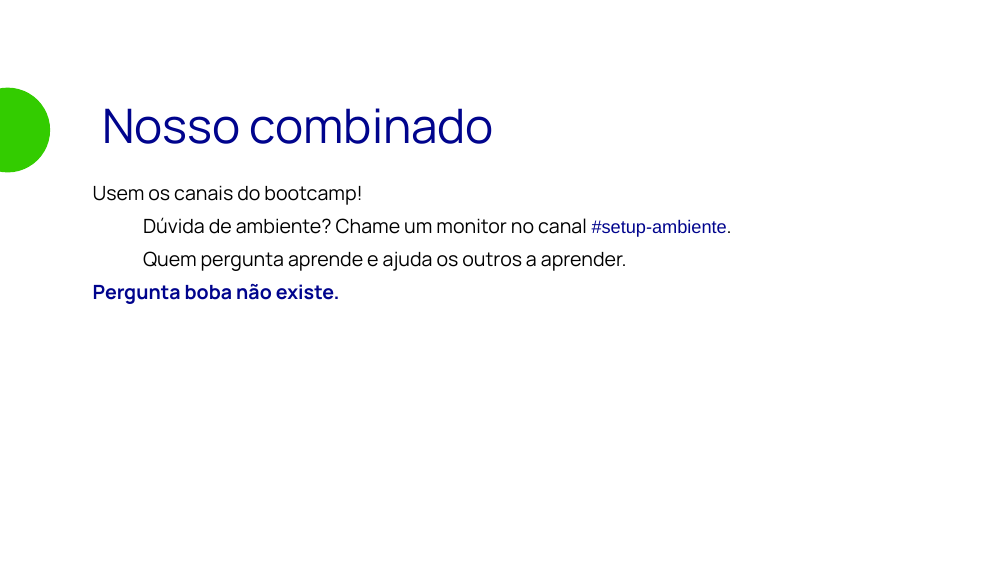
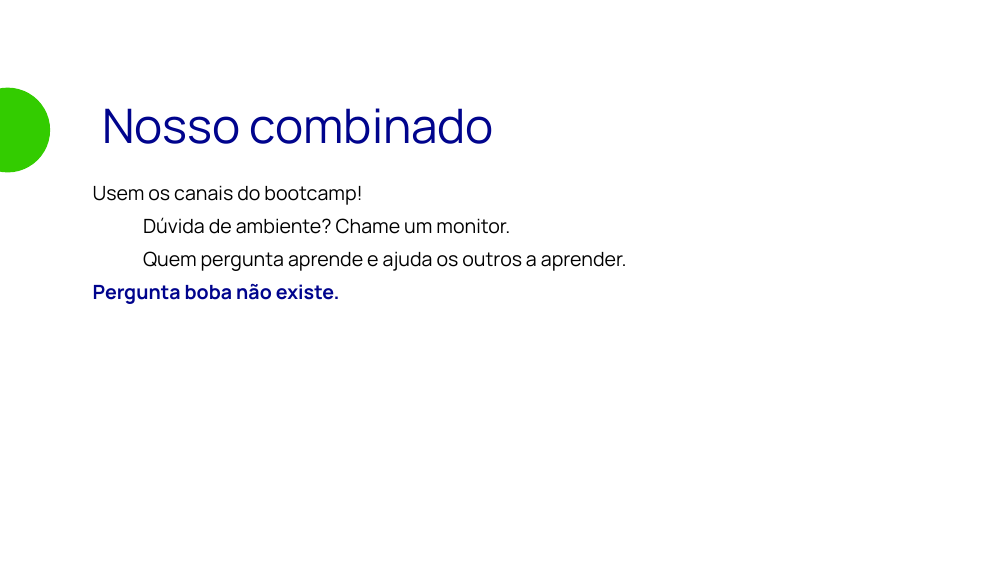
Before and after one commit to matera-vrn/bootcamp-devops-2026, a slide deck: slide 14 of aulas/aula-01-devops-overview/slides/aula-01.odp. Drawn at 1008x567 pixels with LibreOffice and Linux fonts; fonts in the diff are those of the drawing; background and template pictures are left out. Boxes give left, top, right and bottom in pixels: in the first picture for what was removed or moved away, otherwise in the second. Text is boxed around its words. In the diff, an @@ line names an element or a change of style, - is before the commit and + after.

```diff
--- a/aulas/aula-01-devops-overview/slides/aula-01.odp
+++ b/aulas/aula-01-devops-overview/slides/aula-01.odp
@@ text at (143,217,510,234): text changed @@
-● Dúvida de ambiente? Chame um monitor no canal #setup-ambiente.
+● Dúvida de ambiente? Chame um monitor.
```
Also in this commit, not shown: 3 other slides changed, 2 other files.
